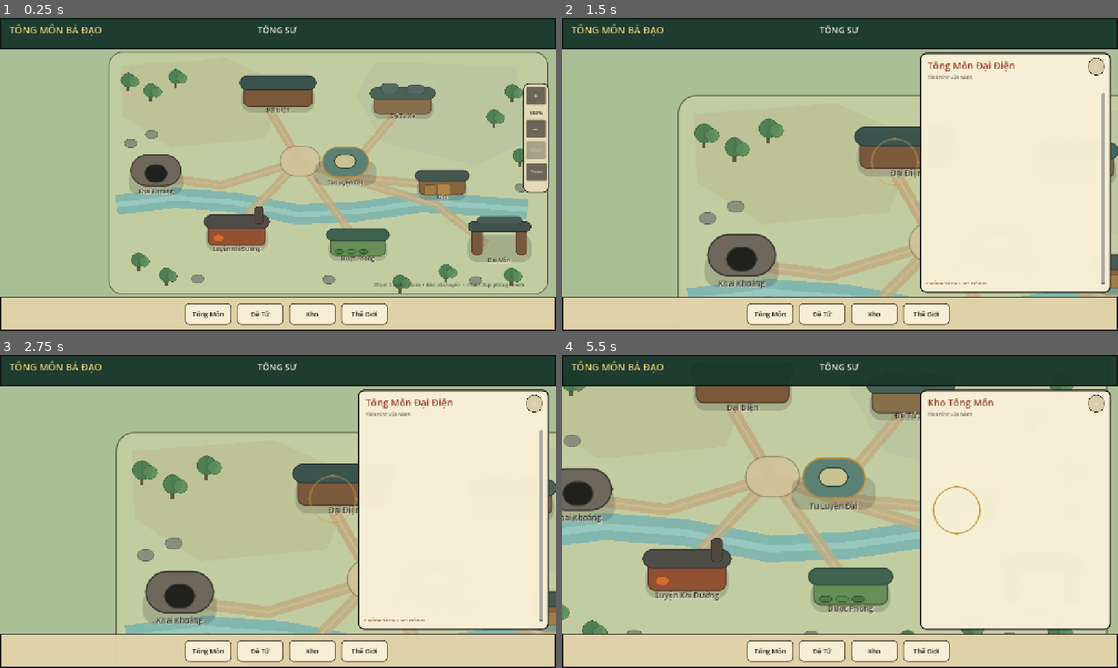
Above: before the commit, frames 1-4 (two rows, left to right).
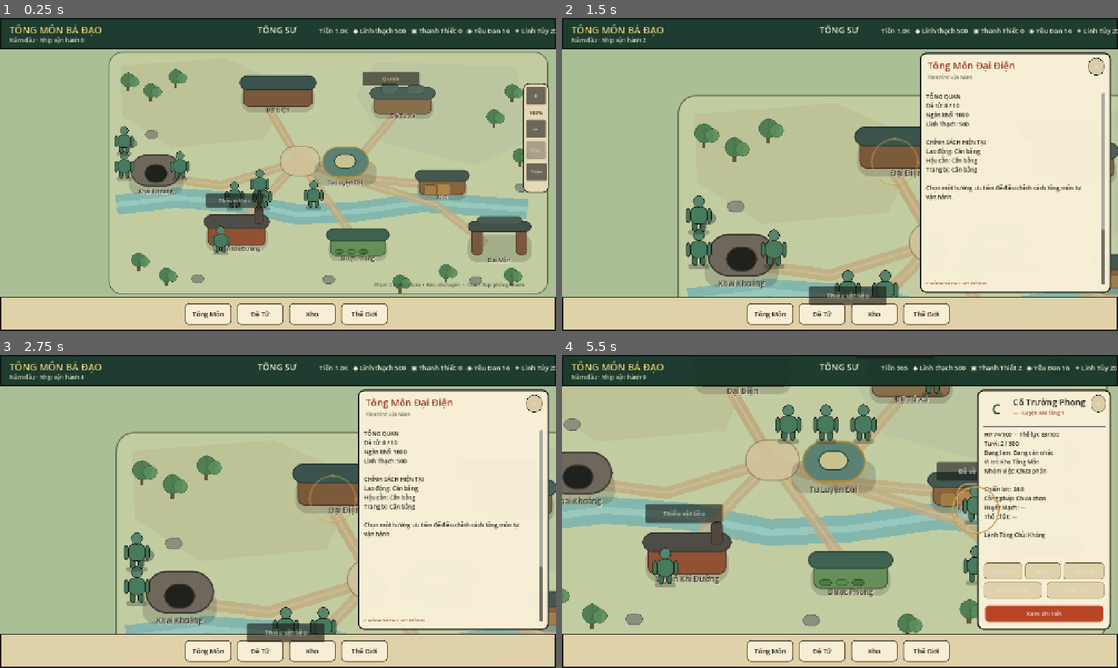
Above: after the commit, the same moments.

Repository: vuanhtuan161094-byte/TongMonBaDao
Game: Godot game, scene res://scenes/p3/p3_2_landscape_sect.tscn
Two runs of this game, one before a commit and one after it. Both use one fixed random seed, a clock stepped at 60 frames per second and the inputs below.
Inputs (mouse positions are in pixels of both pictures, inside the frame that each line leads up to):
- Up to frame 1 (0.25 s): no input
- Up to frame 2 (1.5 s): click (840, 89) at 0.5 s; click (1073, 161) at 1.25 s
- Up to frame 3 (2.75 s): click (433, 586) at 2 s
- Up to frame 4 (5.5 s): click (739, 596) at 2.75 s; click (990, 583) at 3.5 s; click "Tông Môn" at 4.25 s; click (1006, 517) at 5 s

The runs differ from the first frame. In frame 1, 2.9% of the frame differs, in the area x 1-100%, y 2-76%; in frame 2, 4.0%; in frame 3, 3.6%; in frame 4, 36%, in the area x 0-100%, y 2-90%.
Error before the commit: Parse Error: Cannot infer the type of "building" variable because the value doesn't have a set type. (res://src/simulation/state/simulation_state.gd:361)

Commit message:
Fix P3.7 building deserialization typing

Diff:
--- a/godot/src/simulation/state/simulation_state.gd
+++ b/godot/src/simulation/state/simulation_state.gd
@@ -358,7 +358,7 @@
 
     for row in data.get("buildings", []):
         if row is Dictionary:
-            var building := BuildingState.from_dict(row)
+            var building: BuildingState = BuildingState.from_dict(row)
             if building.id != &"":
                 state.buildings[str(building.id)] = building
 
